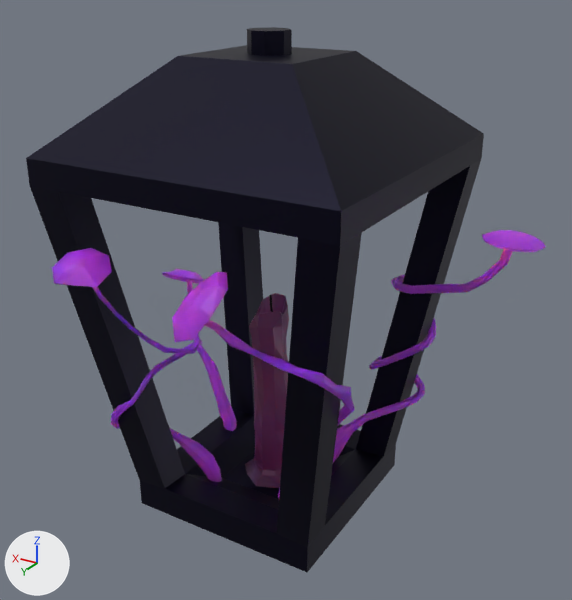
A saved change to the Blender file Assets/Blender FIles/Lantern Shroom.blend.
One viewpoint serves both versions: a 50 mm lens placed at (-0.382, 0.608, 0.511), pointed at (-0.03, 0.022, 0.218). The axes (+X, +Y, +Z) are drawn at lower left. The lights are the same throughout.

The first picture shows 'Candle', 'Lantern', 'Shroom 01', 'Shroom 01 Head', 'Shroom 02', 'Shroom 02 Head', 'Shroom 03', 'Shroom 03 Head', 'Shroom 04', 'Shroom 04 Head'.
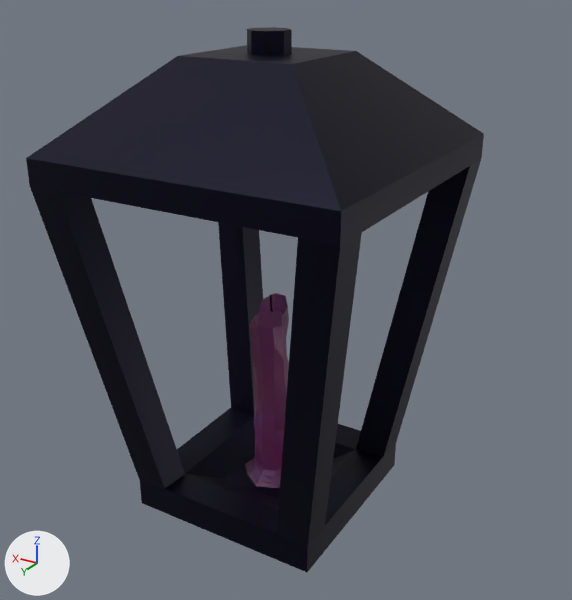
Location of each change, [x1, y1, x2, y2] in pixels of the pictures (572 x 600 px):
'Shroom 01 Head', hidden: before [172, 272, 259, 357]
'Shroom 03', hidden: before [333, 275, 466, 463]
'Shroom 04', hidden: before [111, 312, 222, 482]
'Shroom 04 Head', hidden: before [52, 248, 117, 314]
'Shroom 03 Head', hidden: before [464, 230, 546, 292]
'Shroom 01', hidden: before [256, 352, 355, 499]
'Shroom 02', hidden: before [194, 334, 237, 431]
'Shroom 02 Head', hidden: before [162, 269, 204, 294]

The change in detail:
Object 'Shroom 01' (ob_shroom_01) is now hidden.
Object 'Shroom 02' (ob_shroom_02) is now hidden.
Object 'Shroom 03' (ob_shroom_03) is now hidden.
Object 'Shroom 04' (ob_shroom_04) is now hidden.
Object 'Shroom 02 Head' (ob_shroom_02_head) is now hidden.
Object 'Shroom 03 Head' (ob_shroom_03_head) is now hidden.
Object 'Shroom 01 Head' (ob_shroom_01_head) is now hidden.
Object 'Shroom 04 Head' (ob_shroom_04_head) is now hidden.
